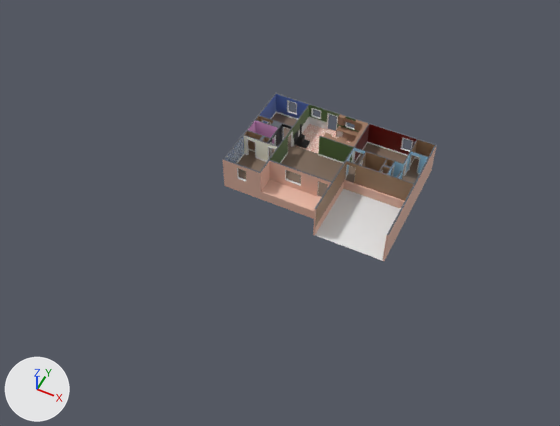
Before and after pictures for a commit that changed the Blender file house.blend.
Camera for both pictures: a camera (50 mm lens) standing at (26.7, -42.1, 51.6) and looking at (5.4, 0.4, -1.6). The axes (+X, +Y, +Z) are drawn at lower left. The lights are the same throughout. The picture after the commit comes second.
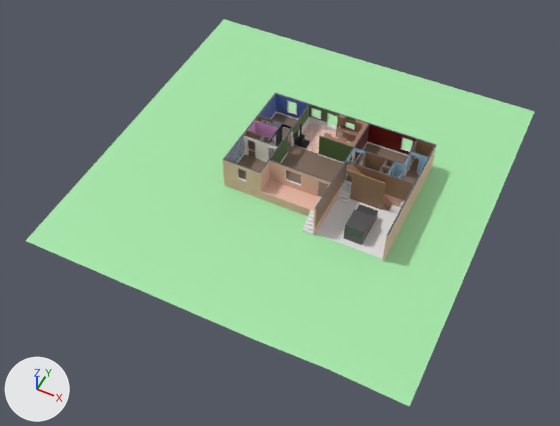
Pixel boxes (x1, y1, x2, y2) of what changed, in the pictures (560 x 426 px):
'Plane.151', added (green): after (26, 19, 535, 407)
'Cube.034', added (brown): after (346, 170, 386, 210)
'Cube.035', added: after (344, 205, 378, 245)
'Cube.032', added: after (337, 180, 352, 203)
'Cube.036', added: after (302, 210, 314, 235)
'Cube.033', added: after (347, 163, 392, 211)

The edits, one by one:
Material 'Material.003' (mat_material_003) is new.
Its base color is (0.115, 0.115, 0.115) (dark grey #5f5f5f).
Its metallic is 0.556.
Material 'Material.002' (mat_material_002) is new.
Its base color is (0.378, 0.8, 0.397) (green #a5e7a9).
Mesh me_cube_036 is new.
It has 68 vertices, 66 faces and spans x -0.3..0.74, y -1.4..0.3, z -0.3..0.71.
Mesh me_cube_035 is new.
It has 30 vertices, 28 faces and spans x -0.3..1.41, y -0.3..3.18, z -0.3..1.3.
It uses material mat_material_003 (dark grey #5f5f5f).
Mesh me_plane_069 is new.
It has 16 vertices, 8 faces and spans x -0.305..0.305, y -0.305..0.305, z 0.0.
It uses material mat_material_002 (green #a5e7a9).
Mesh me_cube_033 is new.
It has 48 vertices, 45 faces and spans x -0.91..2.75, y 0.19..0.3, z -0.3..3.05.
It uses material mat_garage (brown #9c7c5e).
Mesh me_cube_034 is new.
It has 44 vertices, 41 faces and spans x -0.91..3.35, y -0.61..0.3, z -0.3..3.05.
It uses material mat_wood__cabinets (brown #9b755d).
Object 'Cube.036' (ob_cube_036) is new; it shows me_cube_036.
Its location is (9.02, -0.46, 0.3).
Object 'Cube.035' (ob_cube_035) is new; it shows me_cube_035.
Its location is (12.58, -0.74, 0.3).
Object 'Plane.151' (ob_plane_151) is new; it shows me_plane_069.
Its location is (5.25, 4.29, 0.19).
Its rotation in degrees is (1.8, 0, 0).
Its scale is (58.0, 58.0, 58.0).
Object 'Cube.034' (ob_cube_034) is new; it shows me_cube_033.
Its location is (11.25, 3.35, 0.3).
Object 'Cube.033' (ob_cube_033) is new; it shows me_cube_034.
Its location is (11.25, 4.27, 0.3).
Object 'Cube.032' (ob_cube_032) is new; it shows a copy of me_cube_036.
Its location is (10.21, 4.27, 0.3).
